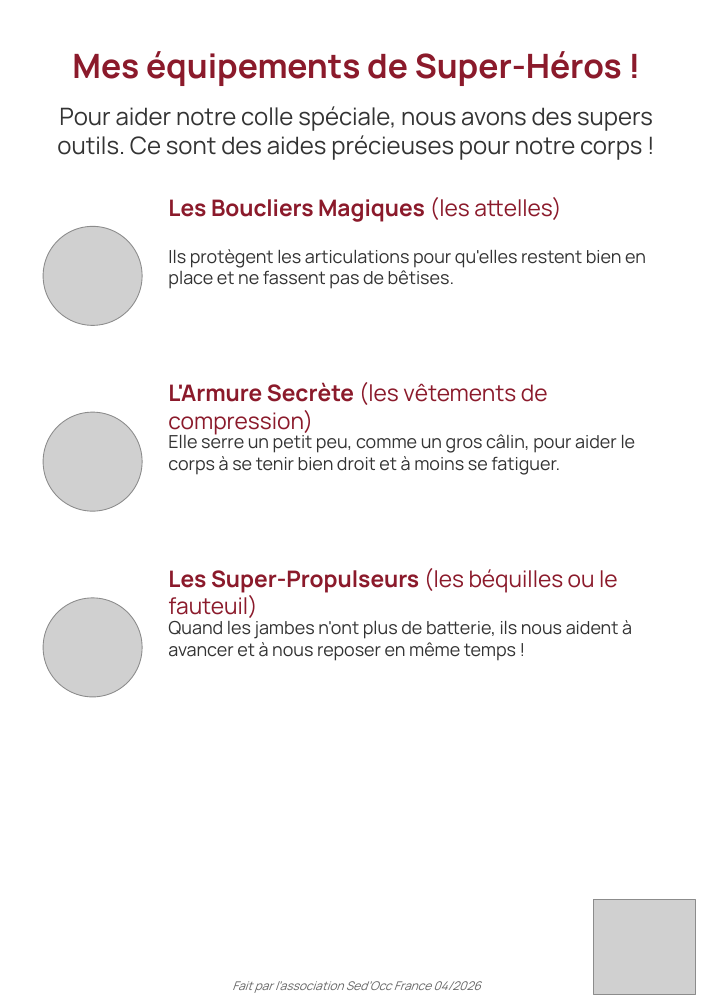
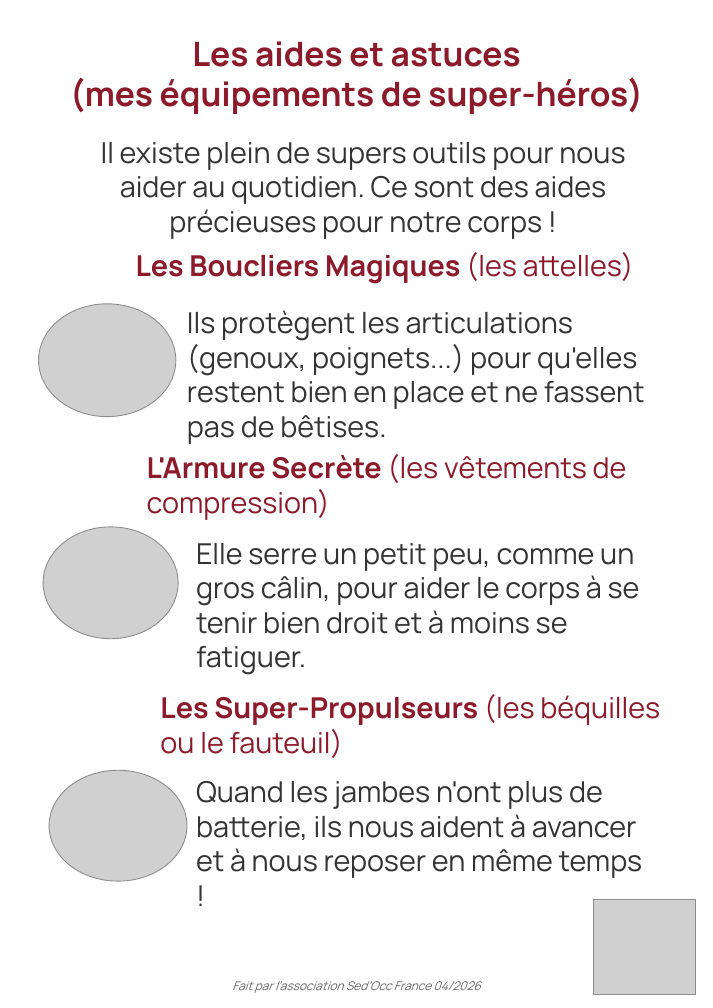
Before and after one commit to Therese-Borin-Pepe/sedocc-site, a slide deck: slide 7 of documents/Livret-SED-enfant-SedOcc.pptx (slide 10 before the commit). Drawn at 713x1008 pixels with LibreOffice and Linux fonts; fonts in the diff are those of the drawing; grey boxes stand for pictures; background and template pictures are left out. Boxes give left, top, right and bottom in pixels: in the first picture for what was removed or moved away, otherwise in the second. Text is boxed around its words. In the diff, an @@ line names an element or a change of style, - is before the commit and + after.

```diff
--- a/documents/Livret-SED-enfant-SedOcc.pptx
+++ b/documents/Livret-SED-enfant-SedOcc.pptx
@@ text at (x1=70, y1=41, x2=643, y2=114): text changed @@
-Mes équipements de Super-Héros !
+Les aides et astuces
+(mes équipements de super-héros)
@@ text at (x1=101, y1=142, x2=625, y2=239): text changed; size 20 to 24 pt @@
-Pour aider notre colle spéciale, nous avons des supers outils. Ce sont des aides précieuses pour notre corps !
+Il existe plein de supers outils pour nous aider au quotidien. Ce sont des aides précieuses pour notre corps !
@@ picture removed at (x1=43, y1=226, x2=142, y2=325) @@
@@ text "Les Boucliers Magiques (les attelles)" moved from (x1=168, y1=197, x2=562, y2=222) to (x1=136, y1=252, x2=634, y2=283) @@
@@ picture added at (x1=39, y1=303, x2=176, y2=416) @@
@@ text at (x1=187, y1=310, x2=645, y2=444): text changed; size 15 to 24 pt @@
-Ils protègent les articulations pour qu'elles restent bien en place et ne fassent pas de bêtises.
+Ils protègent les articulations (genoux, poignets...) pour qu'elles restent bien en place et ne fassent pas de bêtises.
@@ text "L'Armure Secrète (les vêtements de ..." moved from (x1=168, y1=382, x2=548, y2=435) to (x1=147, y1=454, x2=627, y2=520) @@
@@ picture resized from (x1=43, y1=412, x2=142, y2=511) to (x1=43, y1=527, x2=178, y2=639) @@
@@ text "Elle serre un petit peu, ..." moved from (x1=168, y1=432, x2=636, y2=475) to (x1=196, y1=543, x2=640, y2=634) @@
@@ text "Elle serre un petit peu, ..." at (x1=196, y1=543, x2=640, y2=634): size 15 to 24 pt @@
@@ size 19 to 24 pt in 3 elements at (x1=147, y1=454, x2=627, y2=520), (x1=136, y1=252, x2=634, y2=283), (x1=160, y1=694, x2=660, y2=758) @@
@@ text "Les Super-Propulseurs (les béquilles ou ..." moved from (x1=168, y1=568, x2=618, y2=618) to (x1=160, y1=694, x2=660, y2=758) @@
@@ picture resized from (x1=43, y1=597, x2=142, y2=697) to (x1=49, y1=770, x2=187, y2=881) @@
@@ text "Quand les jambes n'ont plus ..." at (x1=196, y1=781, x2=643, y2=878): size 15 to 24 pt @@
@@ text "Quand les jambes n'ont plus ..." moved from (x1=168, y1=620, x2=632, y2=661) to (x1=196, y1=781, x2=643, y2=878) @@
```
Also in this commit, not shown: 5 other slides changed, 1 slide removed, 4 other files.
